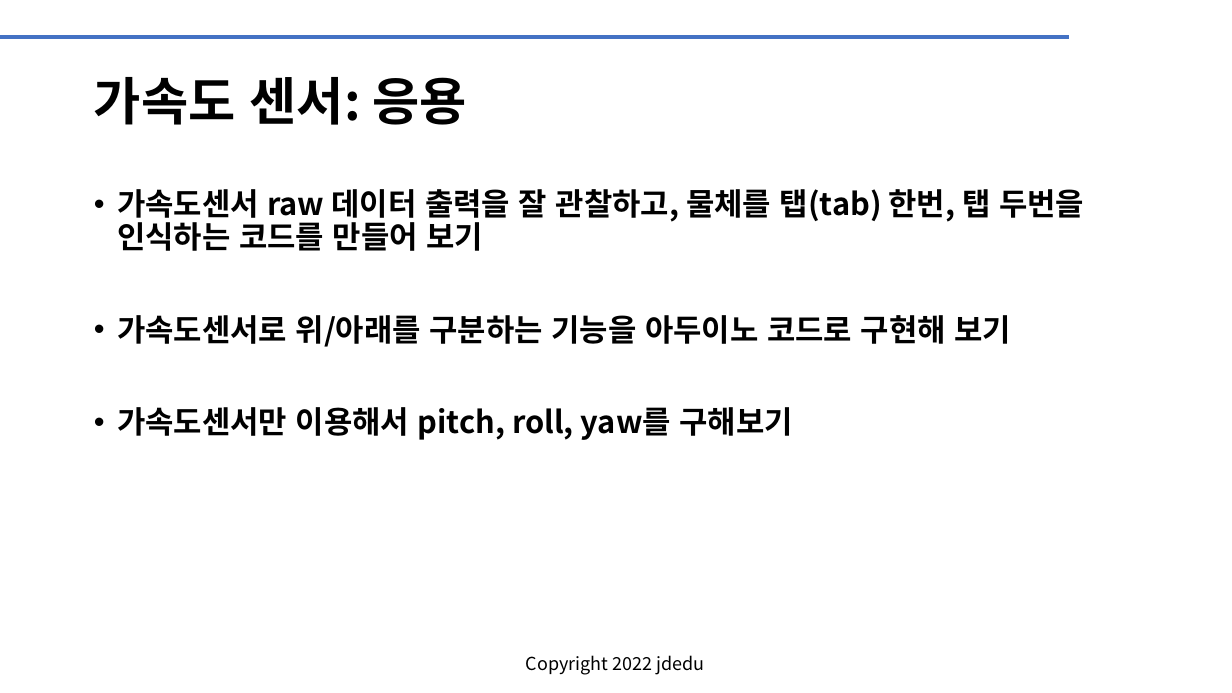
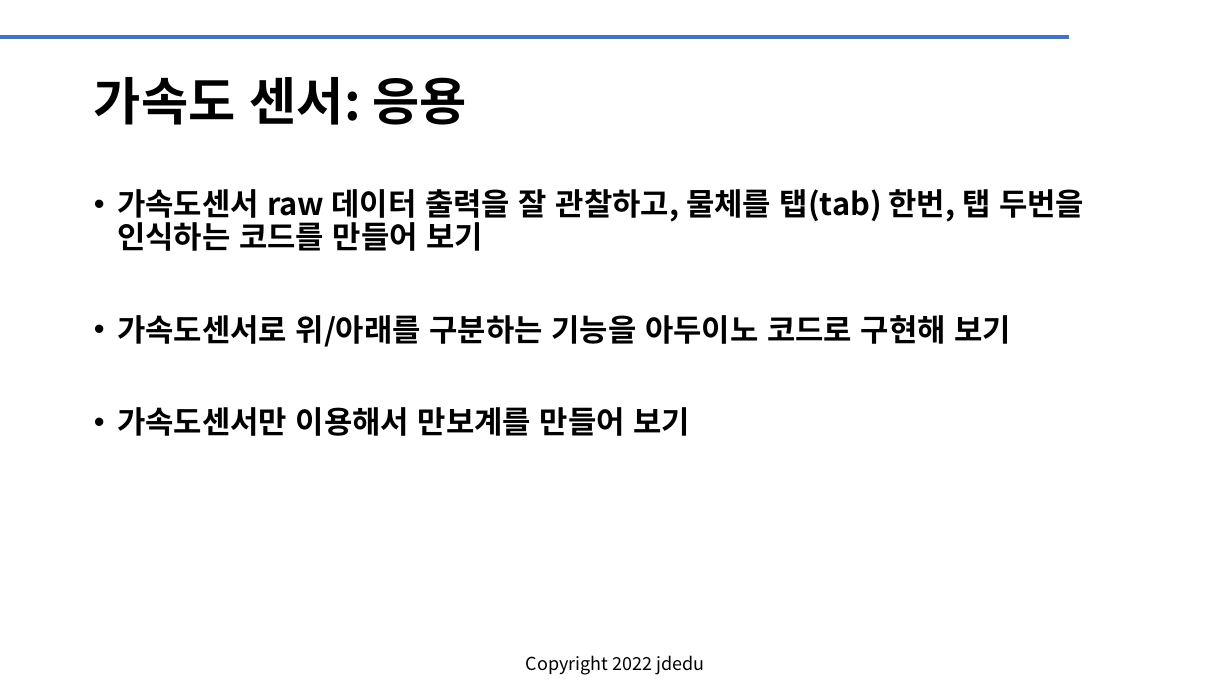
Before and after one commit to JD-edu/KG-KAIROS_robot, a slide deck: slide 31 of doc/KG-KAIROS 로봇센서.pptx (slide 27 before the commit). Drawn at 1232x693 pixels with LibreOffice and Linux fonts; fonts in the diff are those of the drawing; background and template pictures are left out. Boxes give left, top, right and bottom in pixels: in the first picture for what was removed or moved away, otherwise in the second. Text is boxed around its words. In the diff, an @@ line names an element or a change of style, - is before the commit and + after.

```diff
--- a/doc/KG-KAIROS 로봇센서.pptx
+++ b/doc/KG-KAIROS 로봇센서.pptx
@@ text at (117,407,690,436): text changed @@
-• 가속도센서만 이용해서 pitch, roll, yaw를 구해보기
+• 가속도센서만 이용해서 만보계를 만들어 보기
```
Also in this commit, not shown: 4 other slides changed, 6 slides added, 1 other file.
